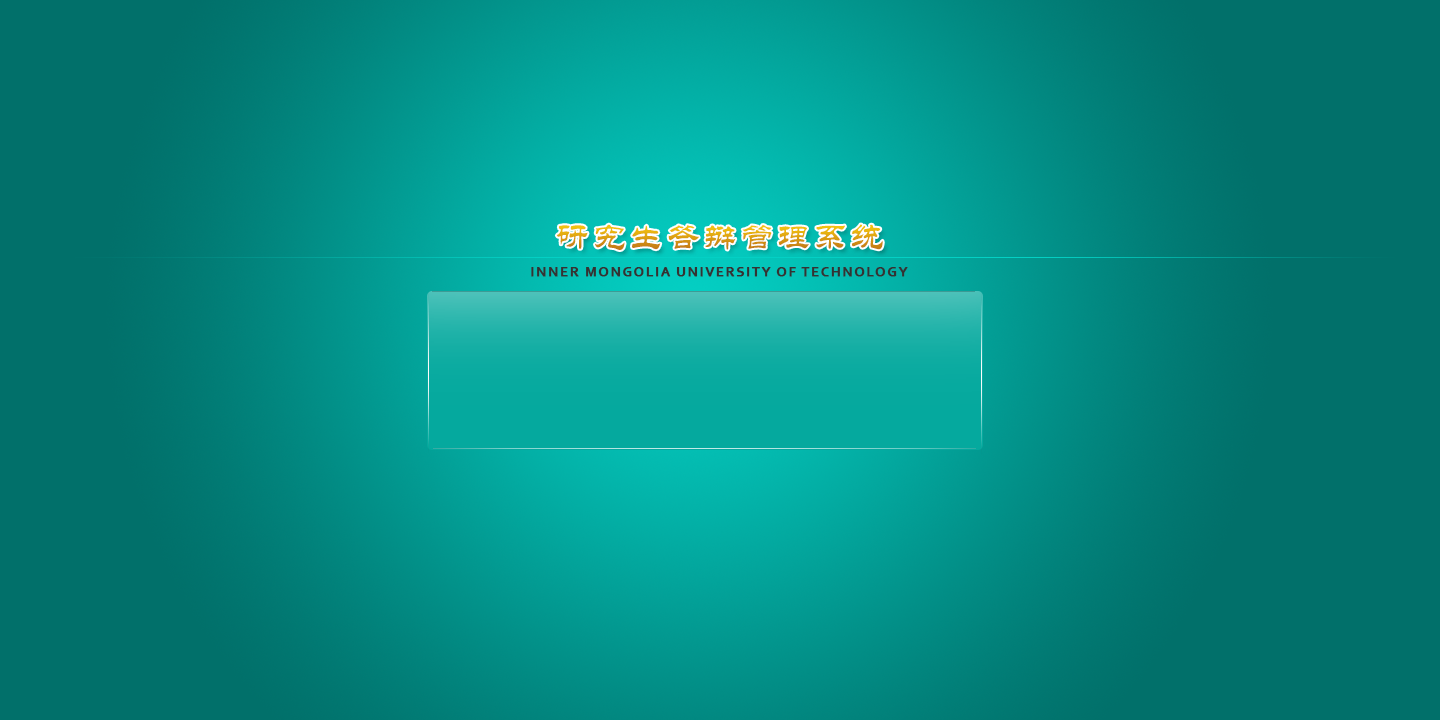
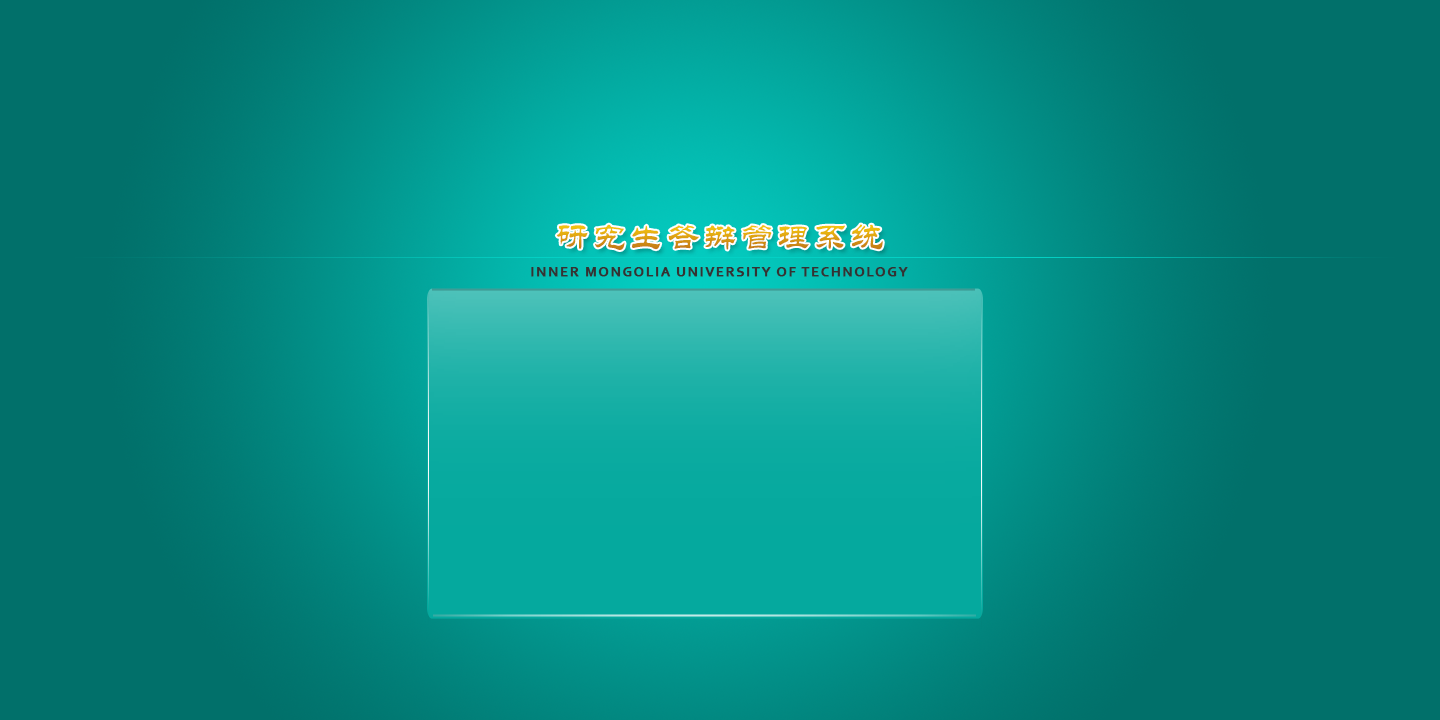
The second (1440, 720) image is a revision of the first. Changes to its layers:
painted on "矩形 1 副本 3" over box(432, 288, 975, 292)
painted on "矩形 1 副本 2" over box(433, 448, 976, 617)
painted on "矩形 1 副本" over box(981, 291, 982, 619)
painted on "矩形 1" (1st of 2, in "btn") over box(428, 291, 429, 616)
painted on "图层 1" (1st of 2, in "btn") over box(427, 288, 983, 525)
painted on "圆角矩形 1" over box(427, 288, 983, 619)
